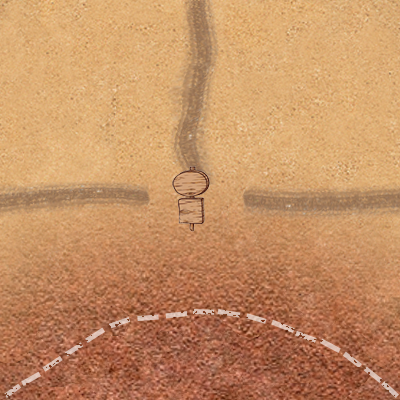
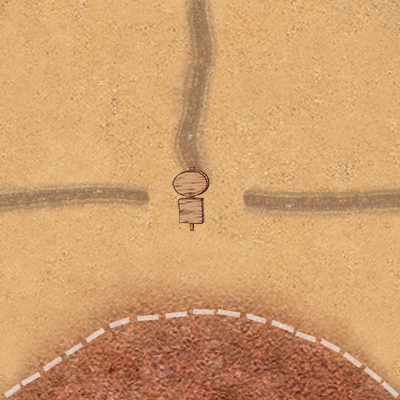
Layers edited between the first and the second 400px x 400px image:
renamed "Слой 2" to "Слой 7", painted on it over [0, 158, 400, 400]
